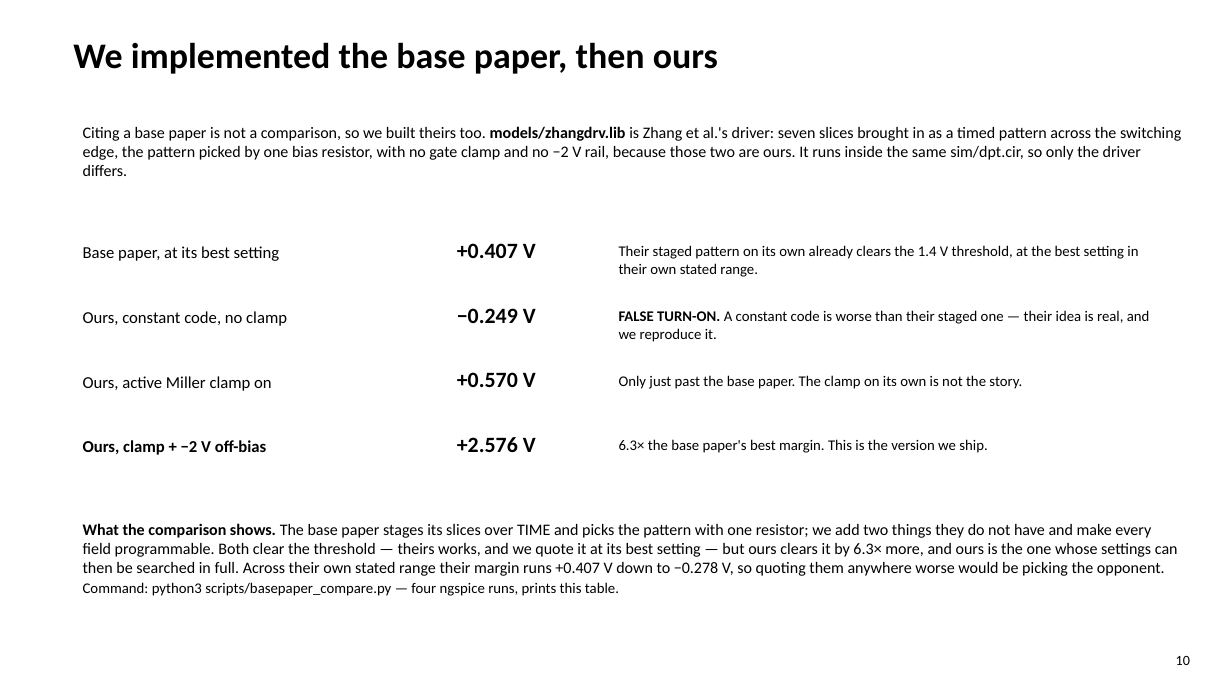
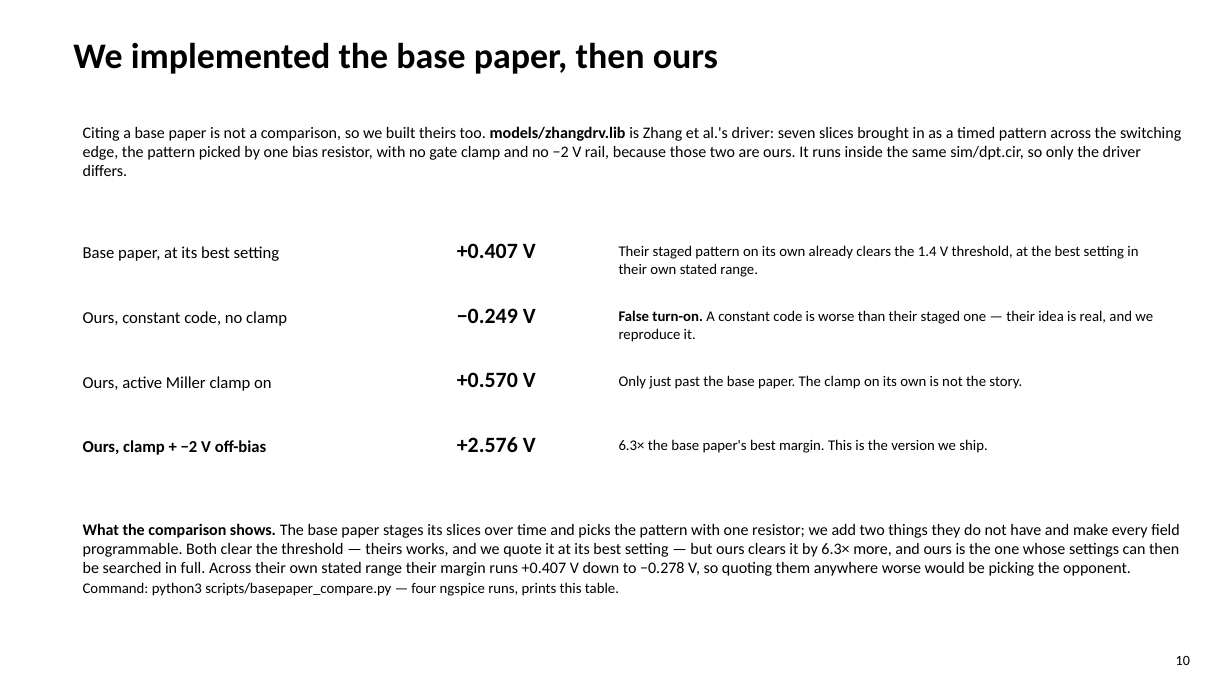
Before and after one commit to Amritha902/gan-driver, a slide deck: slide 10 of review/GaN_Review1_BACKUP.pptx. Drawn at 1232x693 pixels with LibreOffice and Linux fonts; fonts in the diff are those of the drawing. Boxes give left, top, right and bottom in pixels: in the first picture for what was removed or moved away, otherwise in the second. Text is boxed around its words. In the diff, an @@ line names an element or a change of style, - is before the commit and + after.

```diff
--- a/review/GaN_Review1_BACKUP.pptx
+++ b/review/GaN_Review1_BACKUP.pptx
@@ text at bbox=[619, 310, 1153, 342]: text changed @@
-FALSE TURN-ON. A constant code is worse than their staged one — their idea is real, and we reproduce it.
+False turn-on. A constant code is worse than their staged one — their idea is real, and we reproduce it.
@@ text at bbox=[83, 523, 1180, 576]: text changed @@
-What the comparison shows. The base paper stages its slices over TIME and picks the pattern with one resistor; we add two things they do not have and make every field programmable. Both clear the threshold — theirs works, and we quote it at its best setting — but ours clears it by 6.3× more, and ours is the one whose settings can then be searched in full. Across their own stated range their margin runs +0.407 V down to −0.278 V, so quoting them anywhere worse would be picking the opponent.
+What the comparison shows. The base paper stages its slices over time and picks the pattern with one resistor; we add two things they do not have and make every field programmable. Both clear the threshold — theirs works, and we quote it at its best setting — but ours clears it by 6.3× more, and ours is the one whose settings can then be searched in full. Across their own stated range their margin runs +0.407 V down to −0.278 V, so quoting them anywhere worse would be picking the opponent.
```
Also in this commit, not shown: 43 other slides changed, 10 other files.
